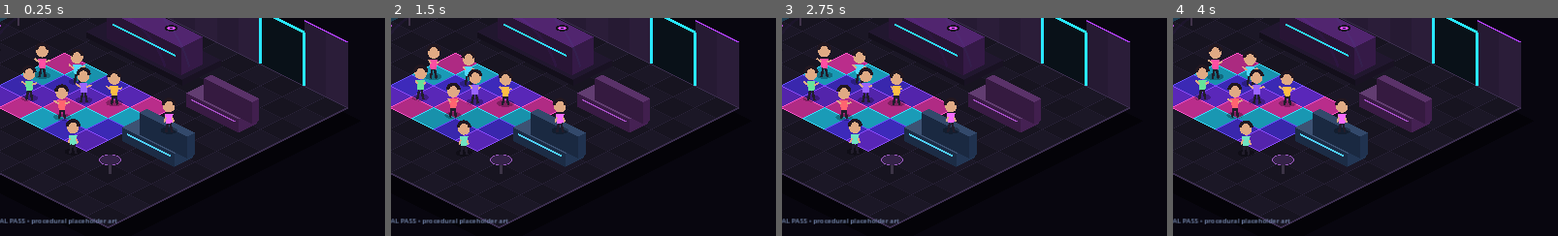
Above: before the commit, frames 1-4 (left to right).
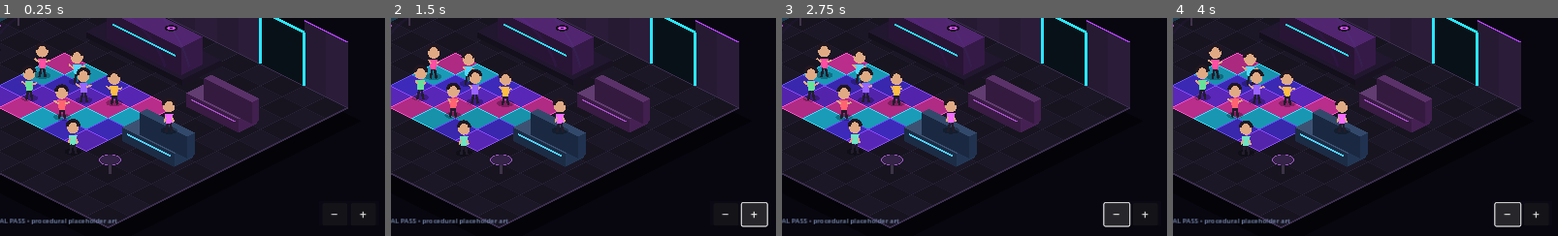
Above: after the commit, the same moments.

Repository: 22crob/Nightclub-City
Game: Godot game, scene res://scenes/main.tscn
The game is run twice, just before and just after one commit, with the same random seed, the same clock (stepped at 60 frames per second) and the same inputs.
Inputs (mouse positions are % of the whole screen's width and height, from its top left):
- Up to frame 1 (0.25 s): no input
- Up to frame 2 (1.5 s): click (83, 95) at 0.5 s, where only the run after the commit has a clickable "−"; click (87, 95) at 1.25 s, where only the run after the commit has a clickable "+"
- Up to frame 3 (2.75 s): click (83, 95) at 2 s, where only the run after the commit has a clickable "−"
- Up to frame 4 (4 s): click (87, 95) at 2.75 s, where only the run after the commit has a clickable "+"; click (83, 95) at 3.5 s, where only the run after the commit has a clickable "−"
The pictures show only the part of the screen within x 40-90%, y 50-100%; the shares and areas given below are measured in that part.

The runs differ from the first frame. In frame 1, less than 0.1% of the frame differs, in the area x 85-96%, y 88-92%; in frame 2, 0.9%; in frame 3, 0.9%, in the area x 83-96%, y 84-96%; in frame 4, 0.9%.

Commit message:
Add HUD zoom controls

Diff:
--- a/godot/scenes/main.tscn
+++ b/godot/scenes/main.tscn
@@ -105,3 +105,34 @@
 theme_override_font_sizes/font_size = 11
 text = "LEVEL 1 VISUAL PASS • procedural placeholder art"
 horizontal_alignment = 1
+
+
+[node name="ZoomControls" type="ColorRect" parent="HUD"]
+anchors_preset = 3
+anchor_left = 1.0
+anchor_top = 1.0
+anchor_right = 1.0
+anchor_bottom = 1.0
+offset_left = -242.0
+offset_top = -58.0
+offset_right = -142.0
+offset_bottom = -18.0
+grow_horizontal = 0
+grow_vertical = 0
+color = Color(0.045, 0.037, 0.075, 0.96)
+
+[node name="ZoomOut" type="Button" parent="HUD/ZoomControls"]
+offset_left = 6.0
+offset_top = 4.0
+offset_right = 47.0
+offset_bottom = 36.0
+theme_override_font_sizes/font_size = 20
+text = "−"
+
+[node name="ZoomIn" type="Button" parent="HUD/ZoomControls"]
+offset_left = 53.0
+offset_top = 4.0
+offset_right = 94.0
+offset_bottom = 36.0
+theme_override_font_sizes/font_size = 20
+text = "+"
